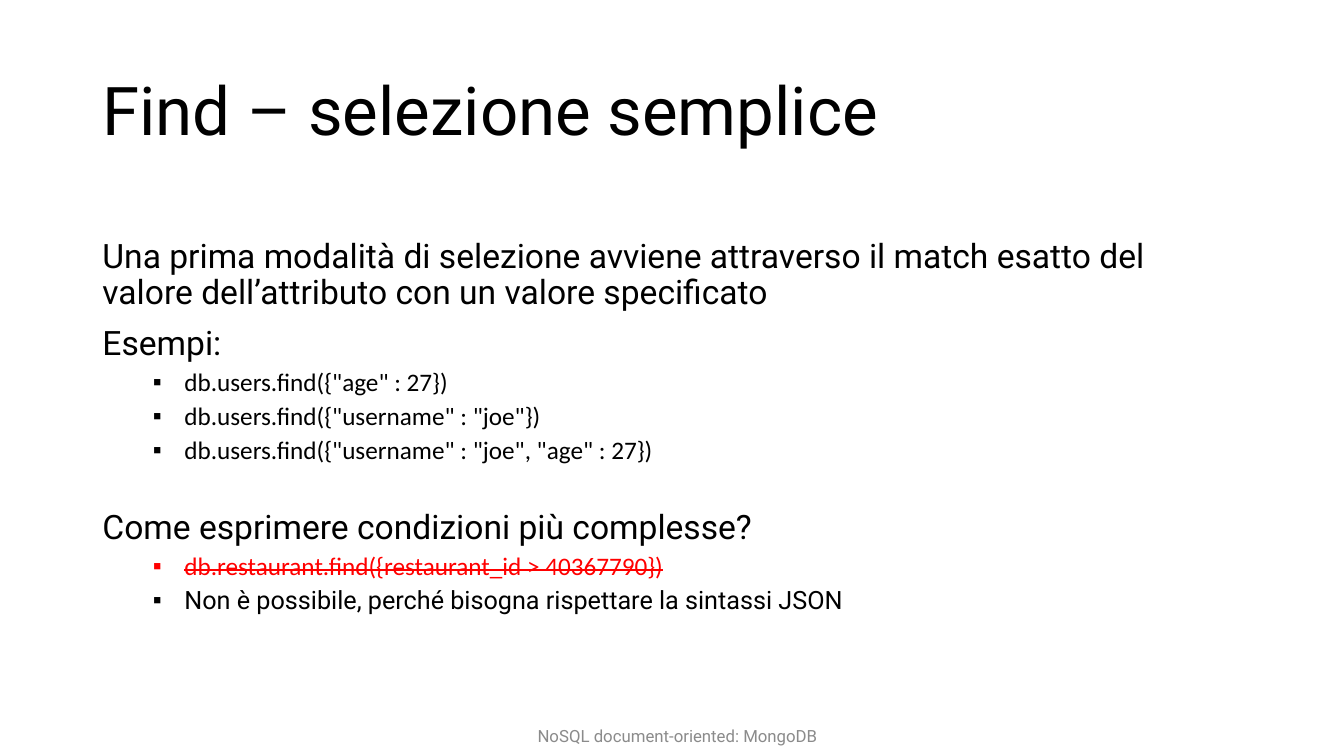
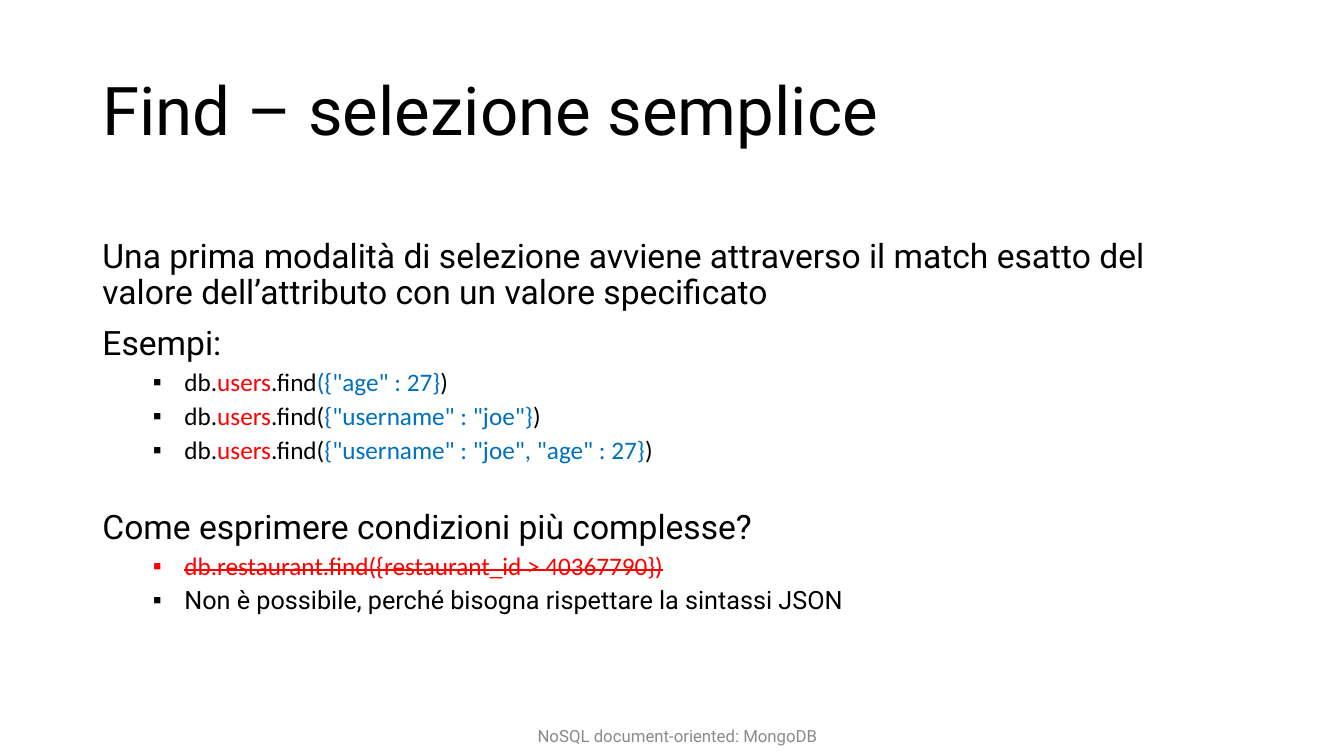
Before and after one commit to w4bo/teaching-seminario-nosql, a slide deck: slide 41 of slides/Document-based db.pptx. Drawn at 1344x756 pixels with LibreOffice and Linux fonts; fonts in the diff are those of the drawing. Boxes give left, top, right and bottom in pixels: in the first picture for what was removed or moved away, otherwise in the second. Text is boxed around its words. In the diff, an @@ line names an element or a change of style, - is before the commit and + after.

```diff
--- a/slides/Document-based db.pptx
+++ b/slides/Document-based db.pptx
@@ text at [184,372,652,464]: text colour #000000 to #FF0000 in "db.users.find({"age"", "db.users.find({"username"", "db.users.find({"username""; text colour #000000 to #0070C0 in "db.users.find({"age" : 27})", "db.users.find({"username" : "joe"})", "db.users.find({"username" : "joe", "age" : 27})" @@
```
Also in this commit, not shown: 8 other slides changed.
